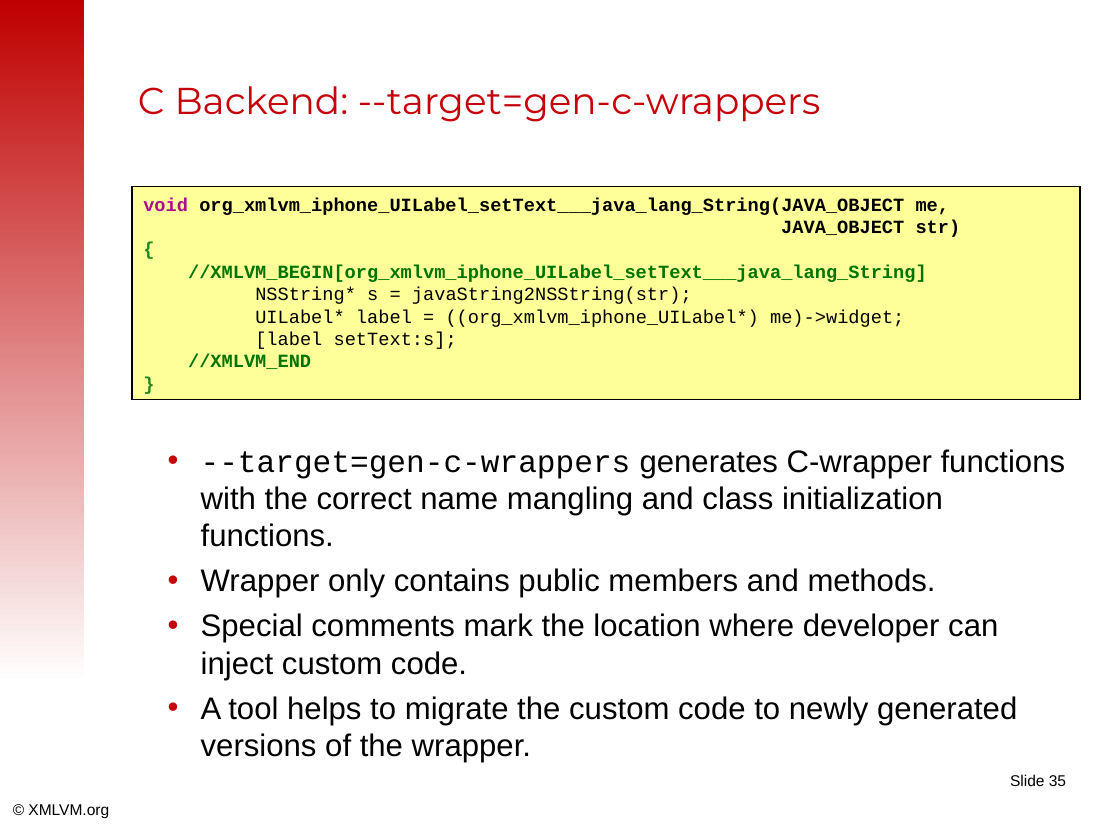
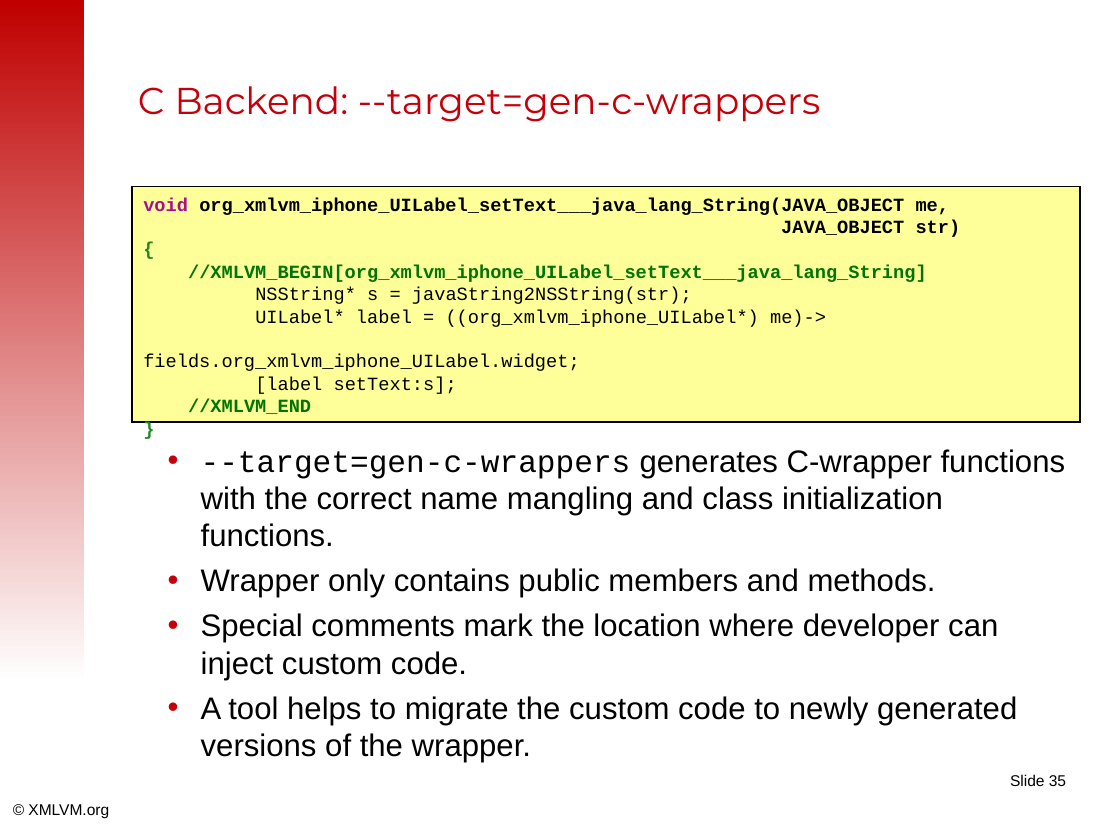
Before and after one commit to tisoft/xmlvm, a slide deck: slide 35 of doc/slides/android2iphone-master.odp. Drawn at 1120x840 pixels with LibreOffice and Linux fonts; fonts in the diff are those of the drawing; background and template pictures are left out. Boxes give left, top, right and bottom in pixels: in the first picture for what was removed or moved away, otherwise in the second. Text is boxed around its words. In the diff, an @@ line names an element or a change of style, - is before the commit and + after.

Commit message:
Update to new naming conventions of the C backend.

```diff
--- a/doc/slides/android2iphone-master.odp
+++ b/doc/slides/android2iphone-master.odp
@@ rectangle "void org_xmlvm_iphone_UILabel_setText___java_lang_String(JAV ...": place and size @@
-rectangle "void org_xmlvm_iphone_UILabel_setText___java_lang_String(JAV ..." at [132,187,1080,400]
+rectangle "void org_xmlvm_iphone_UILabel_setText___java_lang_String(JAV ..." at [132,187,1080,422]
@@ text in rectangle at [143,310,826,371]: text changed @@
-UILabel* label = ((org_xmlvm_iphone_UILabel*) me)->widget;
+UILabel* label = ((org_xmlvm_iphone_UILabel*) me)->
+fields.org_xmlvm_iphone_UILabel.widget;
```
Also in this commit, not shown: 4 other slides changed.
